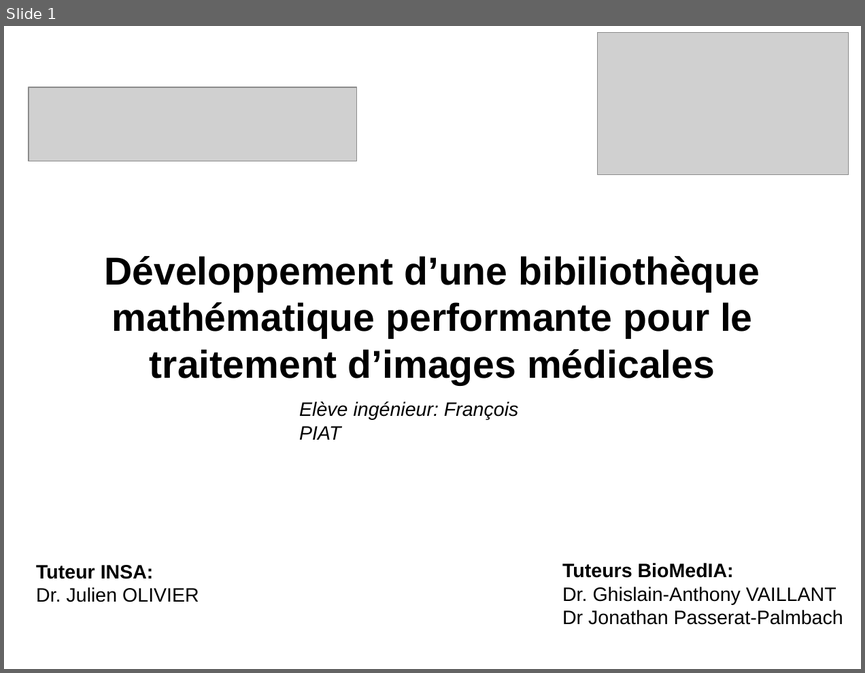
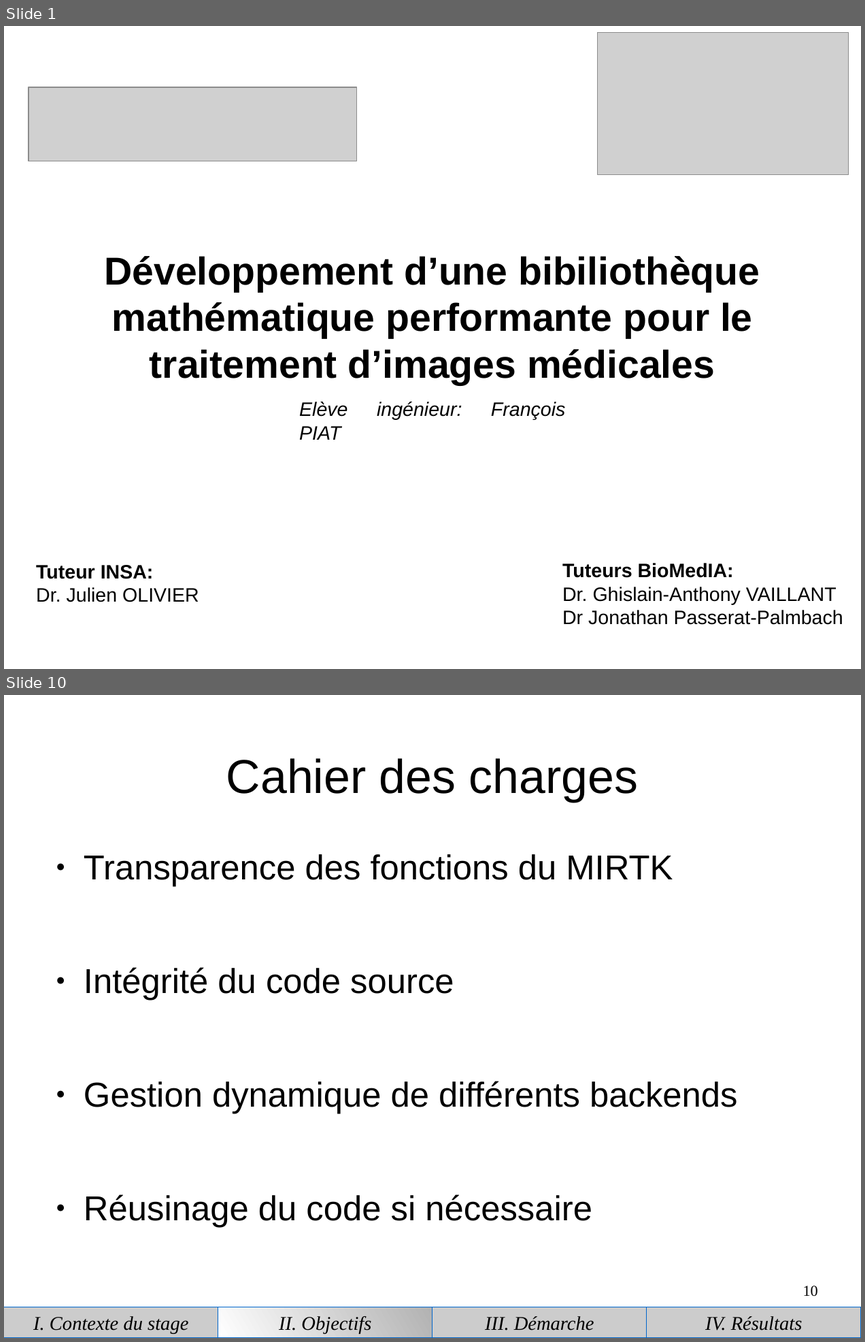
Before and after one commit to piatf/Report-2016-interniship-BioMedIA, a slide deck: presentation.odp. Shown one above the other, each under a label of ours: slide 1 before the commit, slides 1 and 10 after it; the slides between them are not shown. The pictures are 865x673 and 865x1342 pixels, drawn with LibreOffice and Linux fonts; fonts in the diff are those of the drawing; grey boxes stand for pictures. Boxes give left, top, right and bottom in pixels: in the first picture for what was removed or moved away, otherwise in the second. Text is boxed around its words. In the diff, an @@ line names an element or a change of style, - is before the commit and + after.

```diff
--- a/presentation.odp
+++ b/presentation.odp
@@ slide 10 added at [4, 695, 861, 1338], background #FFFFFF @@
@@ title added at [226, 758, 638, 802], 44 pt, text #000000 @@
+Cahier des charges
@@ text added at [84, 854, 737, 1227], 32 pt, text #000000 @@
+● Transparence des fonctions du MIRTK
+● Intégrité du code source
+● Gestion dynamique de différents backends
+● Réusinage du code si nécessaire
@@ page number added at [803, 1285, 818, 1296], 14 pt, text #000000 @@
+10
@@ group added at [4, 1307, 861, 1337]: 4 rectangles @@
+I. Contexte du stage
+II. Objectifs
+III. Démarche
+IV. Résultats
@@ slide 1 changed as well @@
@@ text "Elève ingénieur: François PIAT" at [299, 401, 565, 420]: alignment left to justified @@
```
Also in this commit, not shown: 9 other slides changed, 20 other slides added, 8 slides removed.
